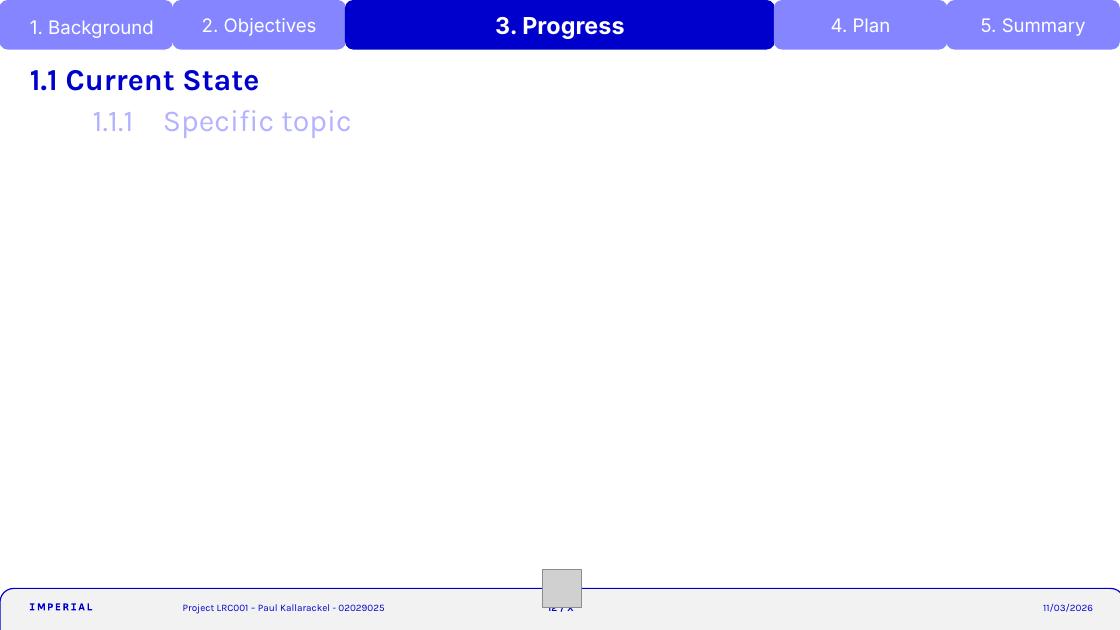
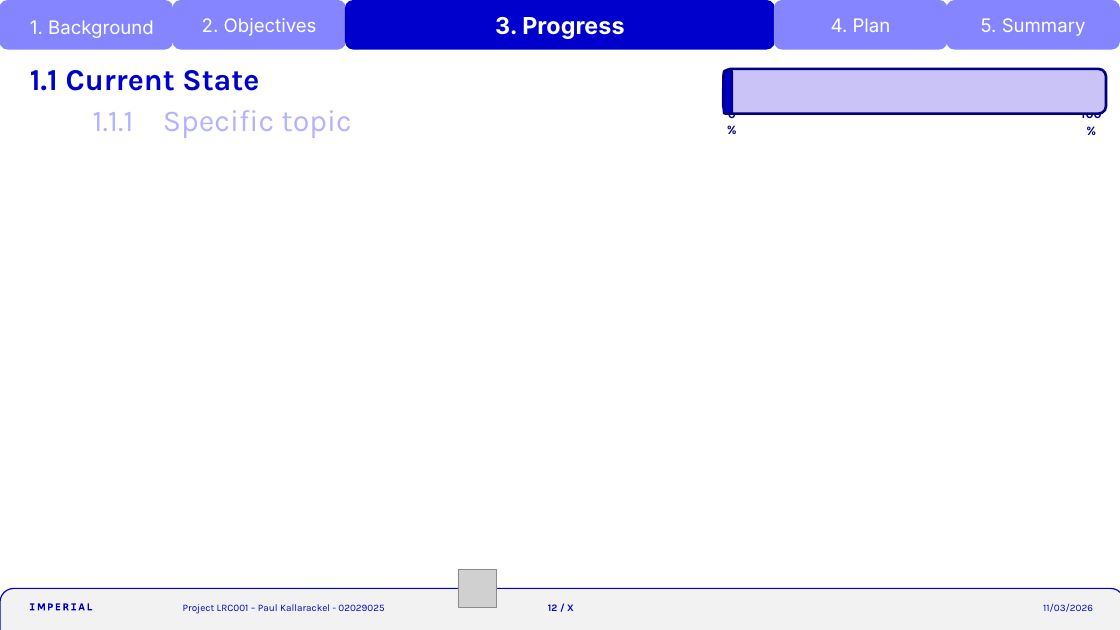
Before and after one commit to krackalackel02/FYP-Interim, a slide deck: slide 12 of Interim.pptm. Drawn at 1120x630 pixels with LibreOffice and Linux fonts; fonts in the diff are those of the drawing; grey boxes stand for pictures. Boxes give left, top, right and bottom in pixels: in the first picture for what was removed or moved away, otherwise in the second. Text is boxed around its words. In the diff, an @@ line names an element or a change of style, - is before the commit and + after.

Commit message:
progress bar

```diff
--- a/Interim.pptm
+++ b/Interim.pptm
@@ rounded rectangle added at box(723, 69, 1107, 113), fill #CAC3F8, outline #000080 2.25 pt @@
@@ rounded rectangle added at box(724, 71, 732, 113), fill #0000CD, outline #000080 2.25 pt @@
@@ text added at box(728, 107, 736, 123), 11 pt, text #000080, bold @@
+0%
@@ text added at box(1081, 111, 1102, 123), 11 pt, text #000080, bold @@
+100%
@@ picture at box(458, 569, 497, 607): rotation 180 to 90 degrees @@
```
Also in this commit, not shown: 16 other slides changed, 3 slides added.
